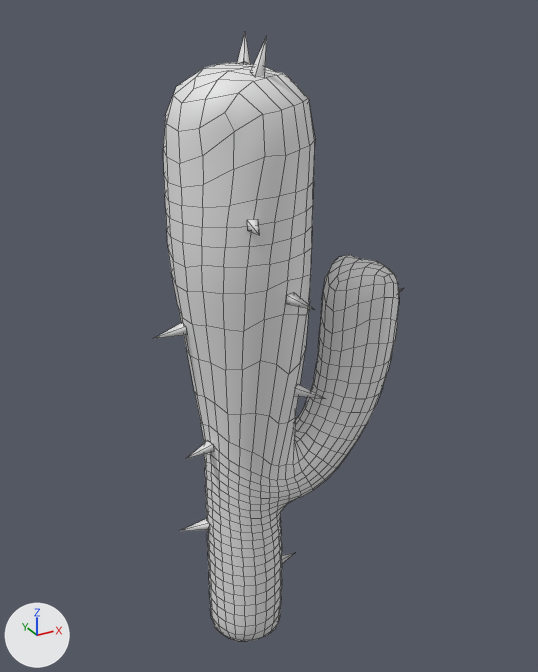
The FBX model Tumbleweed-2024/Assets/Art/Enviroment/Env_Cactus02.fbx as it was, and as the next commit left it.
Camera for both pictures: a 50 mm lens placed at (-7.92, -15.85, 17.56), pointed at (1.15, 0.64, 9.32). Arrows for +X, +Y and +Z are at lower left; the lights stay in place. Mesh edges are drawn as thin lines. Where no turn or scale is listed for an object, it has been applied to the vertices.

Before the edit, the objects in view are built like this:
```python
me_geo1 = bpy.data.meshes.new('geo1')
me_geo1.from_pydata(...)  # 1086 vertices, 1072 faces; spans x -2.4..5.6, y -2.4..2.5, z 0.0..17.1
me_geo1.polygons.foreach_set('use_smooth', [True] * 1072)
ob_geo1 = bpy.data.objects.new('geo1', me_geo1)
ob_geo1.location = (0.0, 0.0, 0.0)
```
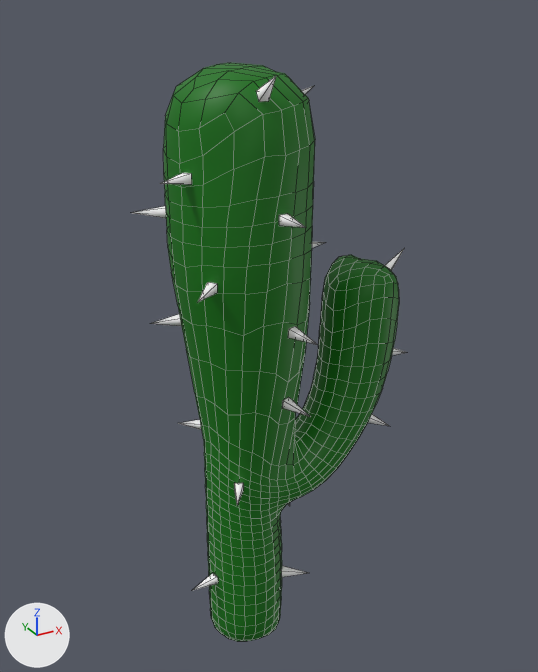
Commit message: adjusted cactus meshes

Boxes (x1, y1, x2, y2) around the edits, measured in the pictures (538 x 672 px; the box of a moved part takes in the faces that stretch with it):
'geo1', reshaped (10% wider)
    before: (154, 33, 404, 642)
    after: (132, 63, 407, 642)
part 1 of me_geo1, moved or reshaped
    before: (154, 323, 187, 339)
    after: (312, 242, 325, 248)
part 2 of me_geo1, moved or reshaped
    before: (286, 292, 314, 310)
    after: (282, 397, 309, 416)
part 3 of me_geo1, moved or reshaped
    before: (294, 384, 326, 399)
    after: (288, 326, 316, 344)
part 4 of me_geo1, moved or reshaped (not visible afterwards)
    before: (282, 552, 296, 563)
part 5 of me_geo1, moved or reshaped (not visible afterwards)
    before: (247, 219, 259, 235)
part 6 of me_geo1, moved or reshaped
    before: (250, 36, 267, 76)
    after: (256, 76, 276, 102)
part 7 of me_geo1, moved or reshaped (not visible before)
    after: (279, 213, 306, 228)
part 8 of me_geo1, moved or reshaped
    before: (186, 441, 214, 459)
    after: (160, 173, 192, 185)
part 9 of me_geo1, moved or reshaped
    before: (181, 519, 210, 531)
    after: (197, 282, 217, 303)
part 10 of me_geo1, moved or reshaped
    before: (237, 33, 251, 64)
    after: (132, 206, 166, 218)
part 11 of me_geo1, added
    after: (368, 414, 389, 426)
part 12 of me_geo1, added
    after: (150, 314, 181, 326)
part 13 of me_geo1, added
    after: (234, 483, 243, 505)
part 14 of me_geo1, added
    after: (178, 420, 202, 430)
part 15 of me_geo1, added
    after: (385, 249, 404, 270)
part 16 of me_geo1, added
    after: (192, 573, 218, 591)
part 17 of me_geo1, added
    after: (281, 566, 308, 578)
part 18 of me_geo1, moved or reshaped
    before: (223, 248, 312, 424)
    after: (223, 250, 312, 424)
part 19 of me_geo1, moved or reshaped (not visible before)
    after: (392, 348, 407, 355)
part 20 of me_geo1, recoloured (white to green)
    both: (163, 63, 399, 642)

The change, as a list of edits to the scene's bpy script:
```text
Add mat_green:
    mat_green = principled_material('green')
    mat_green.base_color = (0.0, 0.168, 0.0)  # dark green #007200
    mat_green.roughness = 0.553
Change me_geo1:
    remove me_geo1.from_pydata(...)  # 1086 vertices, 1072 faces; spans x -2.4..5.6, y -2.4..2.5, z 0.0..17.1
    add me_geo1.from_pydata(...)  # 1136 vertices, 1112 faces; spans x -2.4..5.5, y -2.5..2.4, z 0.0..16.4
    me_geo1 part 1: the loose piece of 5 vertices spanning x -2.4..-1.5, y 0.0..0.2, z 10.2..10.4 is scaled about its middle by (-1.01, -0.966, 0.856), then moved by (4.1, 0.0, 1.7), in mat_white (white #ffffff)
    me_geo1 part 2: the loose piece of 5 vertices spanning x 0.4..0.7, y -2.4..-1.6, z 11.2..11.4 is moved by (0.2, 0.5, -3.1), in mat_white (white #ffffff)
    me_geo1 part 3: the loose piece of 5 vertices spanning x 1.0..1.6, y -1.6..-0.8, z 8.3..8.5 is scaled about its middle by (0.599, 1.17, 0.992), then moved by (-0.6, -0.6, 2.0), in mat_white (white #ffffff)
    me_geo1 part 4: the loose piece of 5 vertices spanning x 1.0..1.9, y 0.0..0.2, z 1.8..2.0 is multiplied about its middle by the matrix ((0.281, 0.856, 0.434), (0.118, 0.418, -0.901), (-0.952, 0.304, 0.016)), then moved by (0.0, 0.1, 2.1), in mat_white (white #ffffff)
    me_geo1 part 5: the loose piece of 5 vertices spanning x -0.8..-0.4, y -2.4..-1.6, z 13.1..13.3 is scaled about its middle by (-0.96, -1.01, 0.996), then moved by (1.1, 4.0, 0.7), in mat_white (white #ffffff)
    me_geo1 part 6: the loose piece of 5 vertices spanning x -0.1..0.2, y -1.2..-0.7, z 16.2..17.0 is multiplied about its middle by the matrix ((0.988, 0.117, -0.103), (-0.155, 0.811, -0.564), (0.018, 0.573, 0.819)), then moved by (-0.3, -0.8, -0.5), in mat_white (white #ffffff)
    me_geo1 part 7: the loose piece of 5 vertices spanning x -0.2..0.0, y 1.7..2.5, z 13.4..13.7 is scaled about its middle by (-1.01, -0.993, 0.997), then moved by (0.4, -4.2, -0.3), in mat_white (white #ffffff)
    me_geo1 part 8: the loose piece of 5 vertices spanning x -1.9..-1.0, y -0.4..-0.1, z 6.8..7.0 is scaled about its middle by (0.954, 1.19, 0.976), then moved by (-0.5, -0.4, 7.2), in mat_white (white #ffffff)
    me_geo1 part 9: the loose piece of 5 vertices spanning x -1.9..-1.1, y 0.1..0.3, z 4.0..4.2 is multiplied about its middle by the matrix ((0.656, -0.754, -0.04), (0.749, 0.657, -0.089), (0.093, 0.028, 0.995)), then moved by (-0.1, -1.6, 7.6), in mat_white (white #ffffff)
    me_geo1 part 10: the loose piece of 5 vertices spanning x 0.4..0.8, y 0.7..1.2, z 16.3..17.1 is multiplied about its middle by the matrix ((-0.582, -0.482, -0.655), (-0.714, -0.083, 0.696), (-0.39, 0.872, -0.296)), then moved by (-2.6, -0.1, -3.6), in mat_white (white #ffffff)
    me_geo1 part 11: the loose piece of 5 vertices spanning x 3.5..4.2, y 0.3..0.8, z 5.7..6.2 is copied, and the copy is multiplied about its middle by the matrix ((0.813, 0.579, 0.058), (-0.535, 0.704, 0.467), (0.23, -0.41, 0.883)), then moved by (0.3, -1.0, 0.5), in mat_white (white #ffffff); it spans x 3.8..4.6, y -0.6..-0.2, z 6.1..6.7
    me_geo1 part 12: the loose piece of 5 vertices spanning x 1.0..1.6, y -1.6..-0.8, z 8.3..8.5 is copied, and the copy is scaled about its middle by (-1.29, -0.66, 0.986), then moved by (-2.9, 2.1, 1.9), in mat_white (white #ffffff); it spans x -2.1..-1.3, y 0.6..1.1, z 10.1..10.4
    me_geo1 part 13: the loose piece of 5 vertices spanning x -1.9..-1.1, y 0.1..0.3, z 4.0..4.2 is copied, and the copy is turned 67.8 degrees about the z axis through its middle, then moved by (0.7, -1.4, 1.7), in mat_white (white #ffffff); it spans x -1.0..-0.5, y -1.6..-0.8, z 5.7..6.0
    me_geo1 part 14: the loose piece of 5 vertices spanning x 1.0..1.6, y -1.6..-0.8, z 8.3..8.5 is copied, and the copy is scaled about its middle by (-1.08, -0.924, 0.958), then moved by (-2.4, 2.2, -1.4), in mat_white (white #ffffff); it spans x -1.4..-0.7, y 0.6..1.3, z 6.9..7.2
    me_geo1 part 15: the loose piece of 5 vertices spanning x 1.0..1.6, y -1.6..-0.8, z 8.3..8.5 is copied, and the copy is multiplied about its middle by the matrix ((0.707, -0.367, -0.605), (0.707, 0.339, 0.62), (-0.022, -0.866, 0.5)), then moved by (3.5, 1.2, 2.7), in mat_white (white #ffffff); it spans x 4.4..5.2, y -0.2..0.1, z 10.8..11.4
    me_geo1 part 16: the loose piece of 5 vertices spanning x -1.9..-1.0, y -0.4..-0.1, z 6.8..7.0 is copied, and the copy is moved by (0.0, 0.0, -4.5), in mat_white (white #ffffff); it spans x -1.9..-1.0, y -0.3..0.0, z 2.3..2.5
    me_geo1 part 17: the loose piece of 5 vertices spanning x 1.0..1.6, y -1.6..-0.8, z 8.3..8.5 is copied, and the copy is scaled about its middle by (1.26, 0.737, 0.888), then moved by (-0.2, 0.4, -6.2), in mat_white (white #ffffff); it spans x 0.8..1.6, y -1.1..-0.5, z 2.1..2.3
    me_geo1 part 18: 19 vertices moved from x -0.6..1.6, y -1.7..1.6, z 9.1..11.8 to x -0.6..1.6, y -1.7..1.6, z 8.9..11.7
    me_geo1 part 19: 5 vertices removed from x 4.7..5.6, y 0.1..0.4, z 9.8..10.1; 5 vertices added at x 4.6..5.5, y -0.2..0.1, z 8.2..8.5
    me_geo1 part 20: 1016 faces spanning x -1.8..4.8, y -1.7..1.7, z 0.0..16.4 switch from no material to mat_green (dark green #007200)
    add me_geo1.materials.append(mat_white)  # white #ffffff
```
